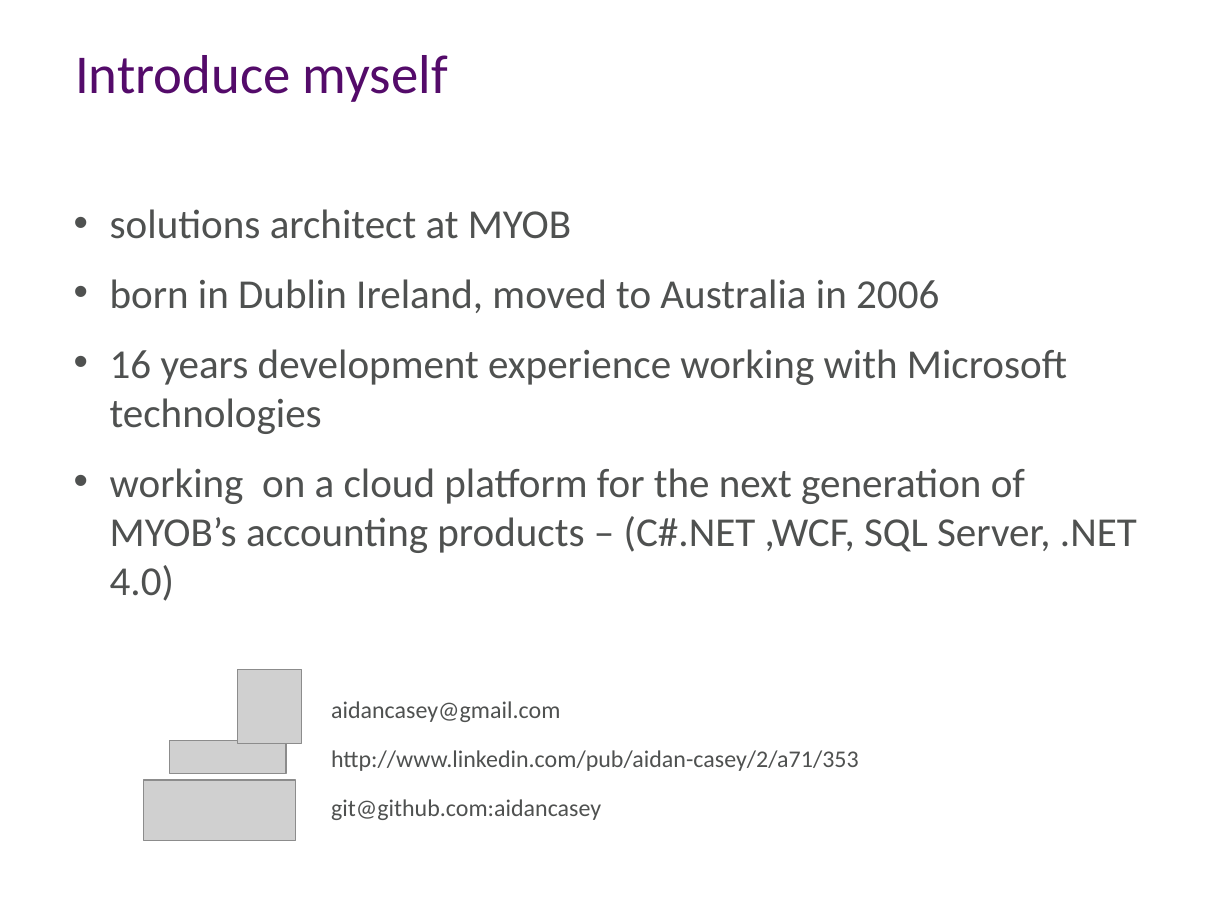
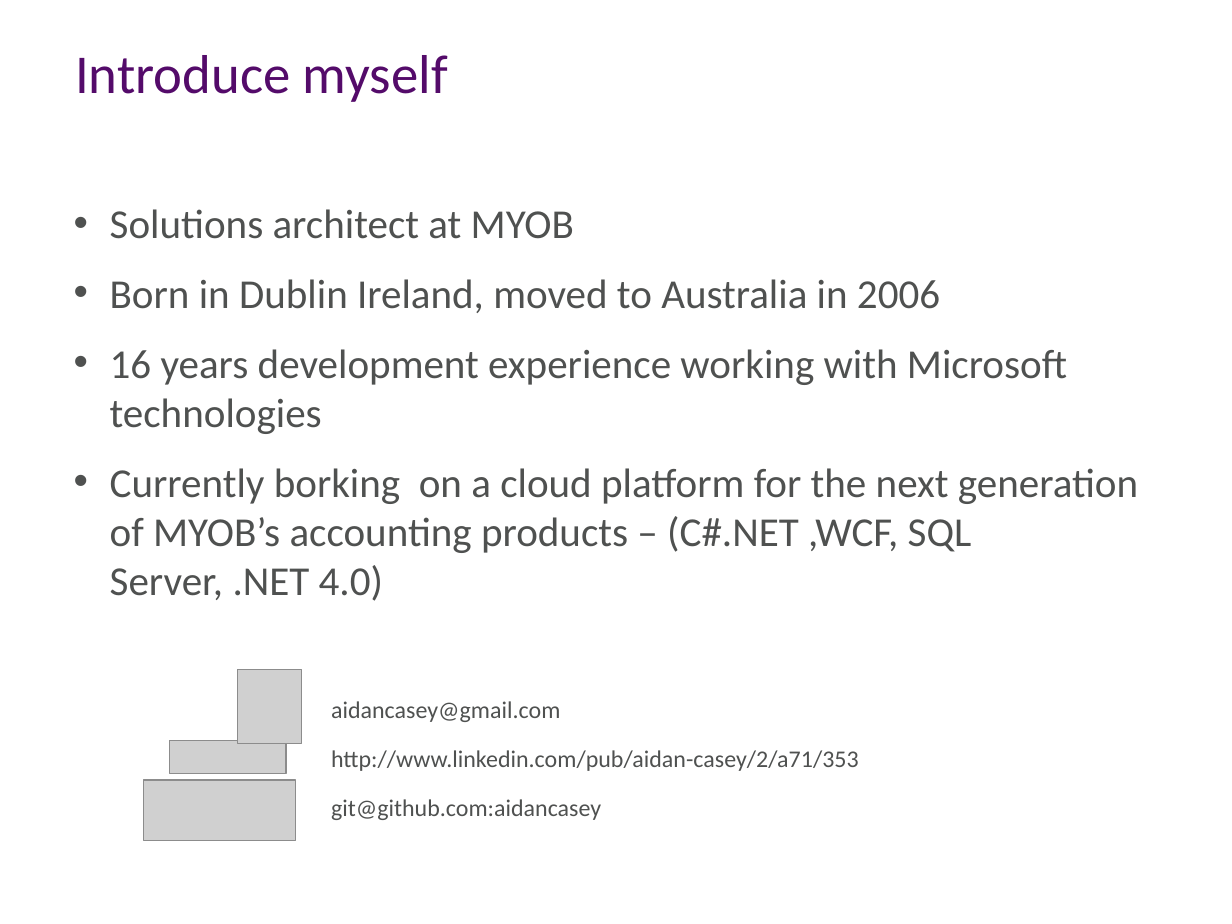
Before and after one commit to aidancasey/AzureNodeChatClient, a slide deck: slide 2 of presentation/Building Node.js Applications on Windows Azure.pptx. Drawn at 1232x924 pixels with LibreOffice and Linux fonts; fonts in the diff are those of the drawing; grey boxes stand for pictures; background and template pictures are left out. Boxes give left, top, right and bottom in pixels: in the first picture for what was removed or moved away, otherwise in the second. Text is boxed around its words. In the diff, an @@ line names an element or a change of style, - is before the commit and + after.

```diff
--- a/presentation/Building Node.js Applications on Windows Azure.pptx
+++ b/presentation/Building Node.js Applications on Windows Azure.pptx
@@ text at (110,209,940,313): text changed @@
-• solutions architect at MYOB
-• born in Dublin Ireland, moved to Australia in 2006
+• Solutions architect at MYOB
+• Born in Dublin Ireland, moved to Australia in 2006
@@ text at (110,468,1138,601): text changed @@
-• working on a cloud platform for the next generation of MYOB’s accounting products – (C#.NET ,WCF, SQL Server, .NET 4.0)
+• Currently borking on a cloud platform for the next generation of MYOB’s accounting products – (C#.NET ,WCF, SQL Server, .NET 4.0)
```
Also in this commit, not shown: 3 other slides changed.
